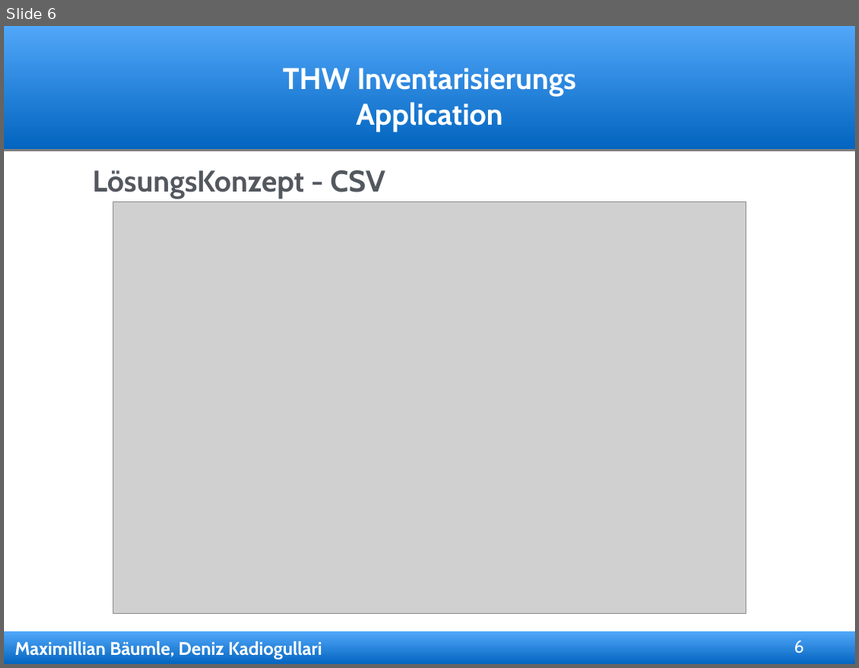
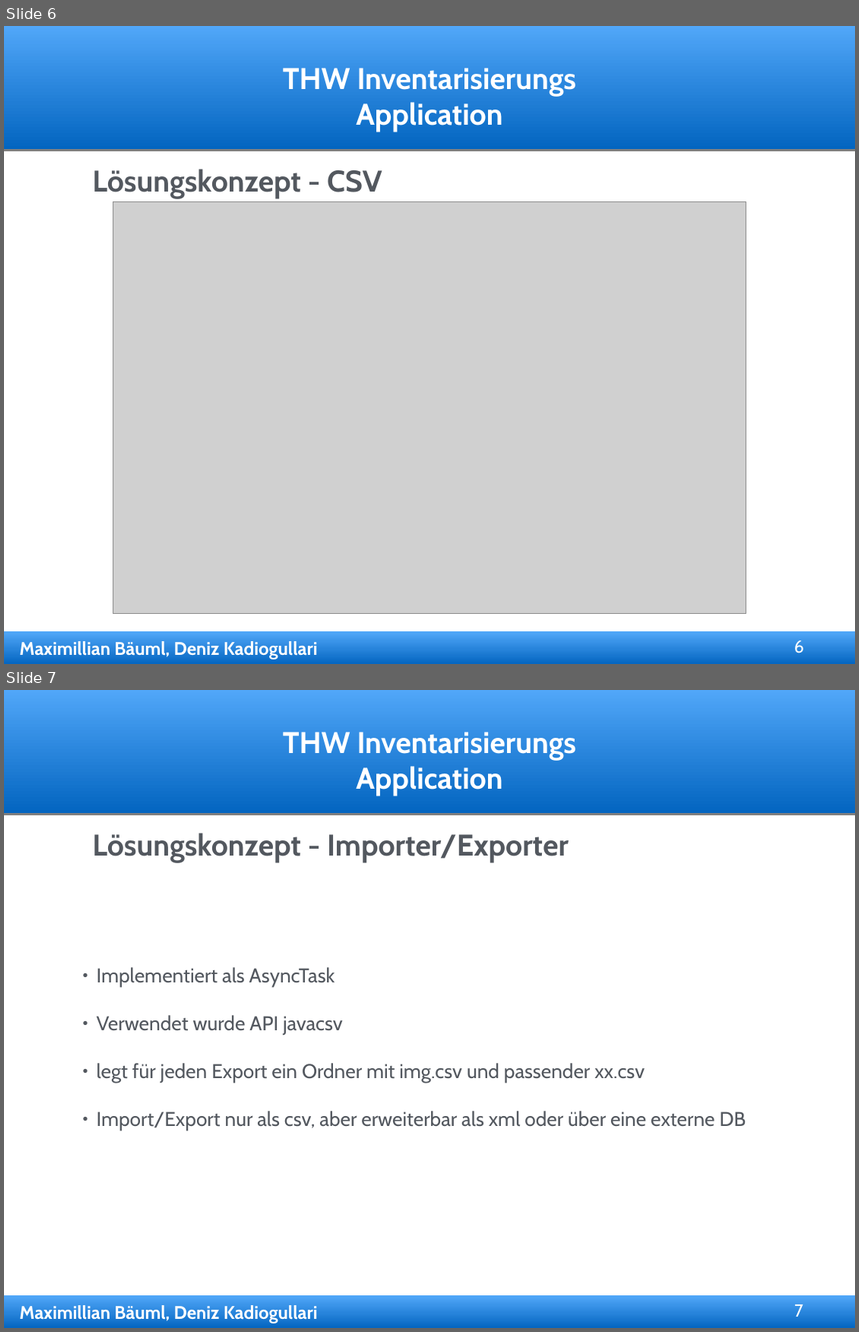
Before and after one commit to dkadio/thwapp, a slide deck: präsentation/thw_präsi.ppt. Shown one above the other, each under a label of ours: slide 6 before the commit, slides 6 and 7 after it. The pictures are 859x668 and 859x1332 pixels, drawn with LibreOffice and Linux fonts; fonts in the diff are those of the drawing; grey boxes stand for pictures; background and template pictures are left out. Boxes give left, top, right and bottom in pixels: in the first picture for what was removed or moved away, otherwise in the second. Text is boxed around its words. In the diff, an @@ line names an element or a change of style, - is before the commit and + after.

```diff
--- a/präsentation/thw_präsi.ppt
+++ b/präsentation/thw_präsi.ppt
@@ slide 7 added at box(4, 690, 855, 1328), background #FFFFFF; not listed: 4 template elements that a slide beside it also shows @@
@@ free added at box(89, 823, 770, 866), 36 pt, text #53585F, bold @@
+Lösungskonzept - Importer/Exporter
@@ free added at box(79, 951, 801, 1144), 24 pt, text #53585F @@
+• Implementiert als AsyncTask
+• Verwendet wurde API javacsv
+• legt für jeden Export ein Ordner mit img.csv und passender xx.csv
+• Import/Export nur als csv, aber erweiterbar als xml oder über eine externe DB
@@ page number added at box(791, 1300, 807, 1326), 21 pt, text #FFFFFF @@
+7
@@ slide 6 changed as well @@
@@ text in free at box(92, 169, 382, 199): text changed @@
-LösungsKonzept - CSV
+Lösungskonzept - CSV
@@ text in free at box(19, 642, 318, 660): text changed @@
-Maximillian Bäumle, Deniz Kadiogullari
+Maximillian Bäuml, Deniz Kadiogullari
```
Also in this commit, not shown: 10 other slides changed, 2 other slides added, 4 slides removed, 1 other file.
